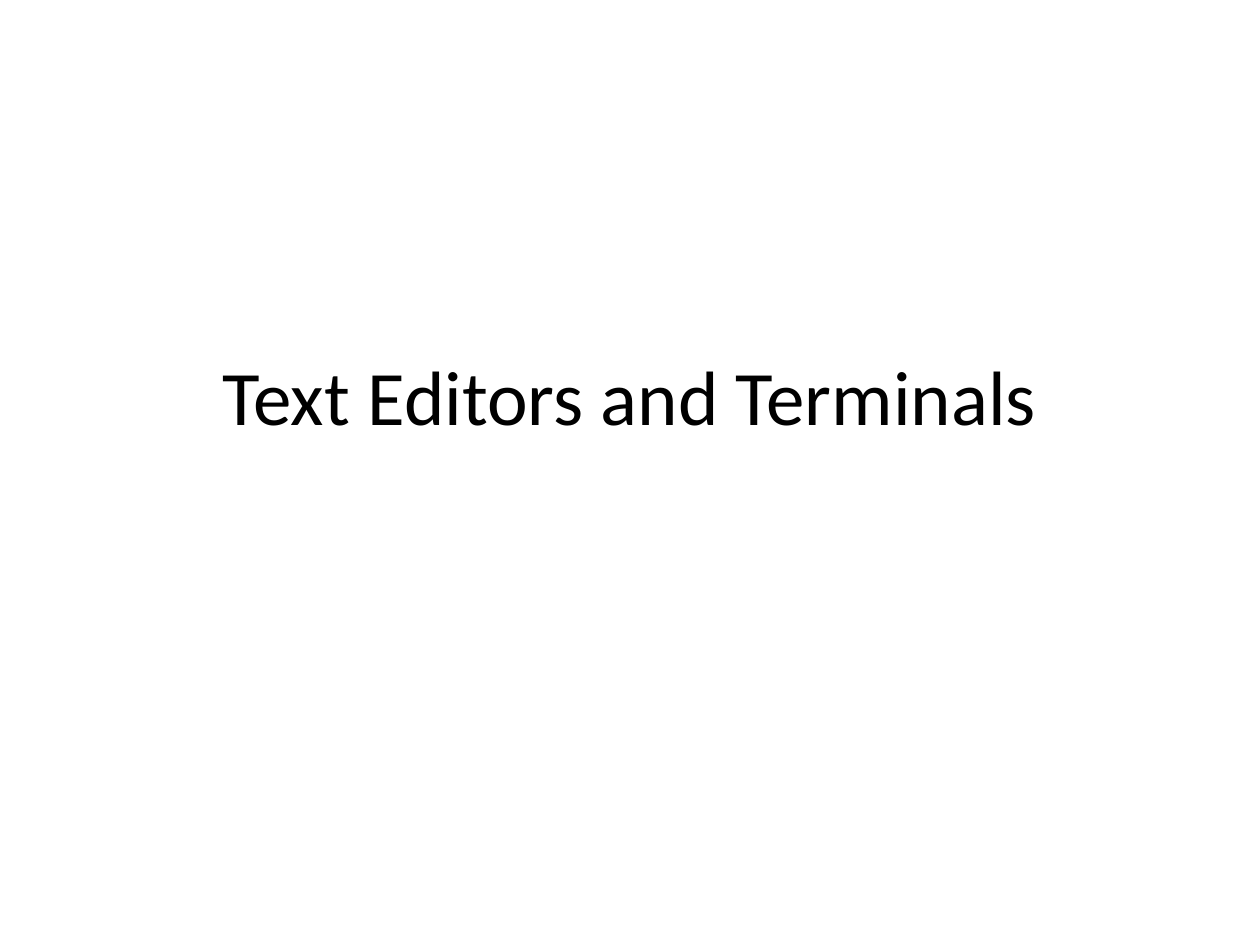
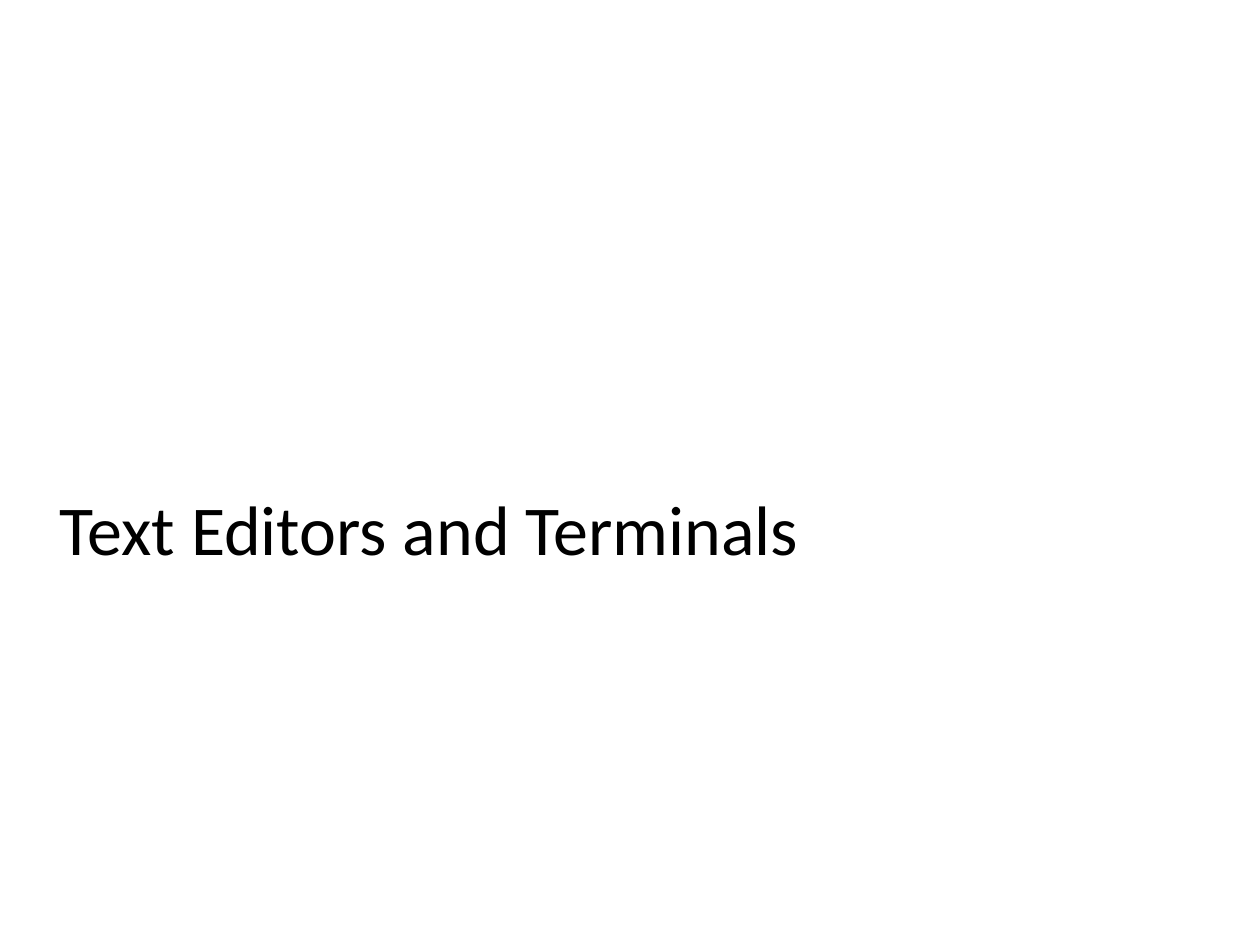
Before and after one commit to ncasuk/ncas-isc, a slide deck: slide 1 of shell/presentations/0_editors.pptx. Drawn at 1260x945 pixels with LibreOffice and Linux fonts; fonts in the diff are those of the drawing; background and template pictures are left out. Boxes give left, top, right and bottom in pixels: in the first picture for what was removed or moved away, otherwise in the second. Text is boxed around its words. In the diff, an @@ line names an element or a change of style, - is before the commit and + after.

```diff
--- a/shell/presentations/0_editors.pptx
+++ b/shell/presentations/0_editors.pptx
@@ title "Text Editors and Terminals": place and size @@
-title "Text Editors and Terminals" at [223,371,1036,426]
+title "Text Editors and Terminals" at [60,506,798,556]
@@ title "Text Editors and Terminals" at [60,506,798,556]: size 44 to 40 pt; alignment centre to left; line spacing 1 to 0.9; vertical alignment middle to bottom @@
```
Also in this commit, not shown: 7 other slides changed, 2 other files.
